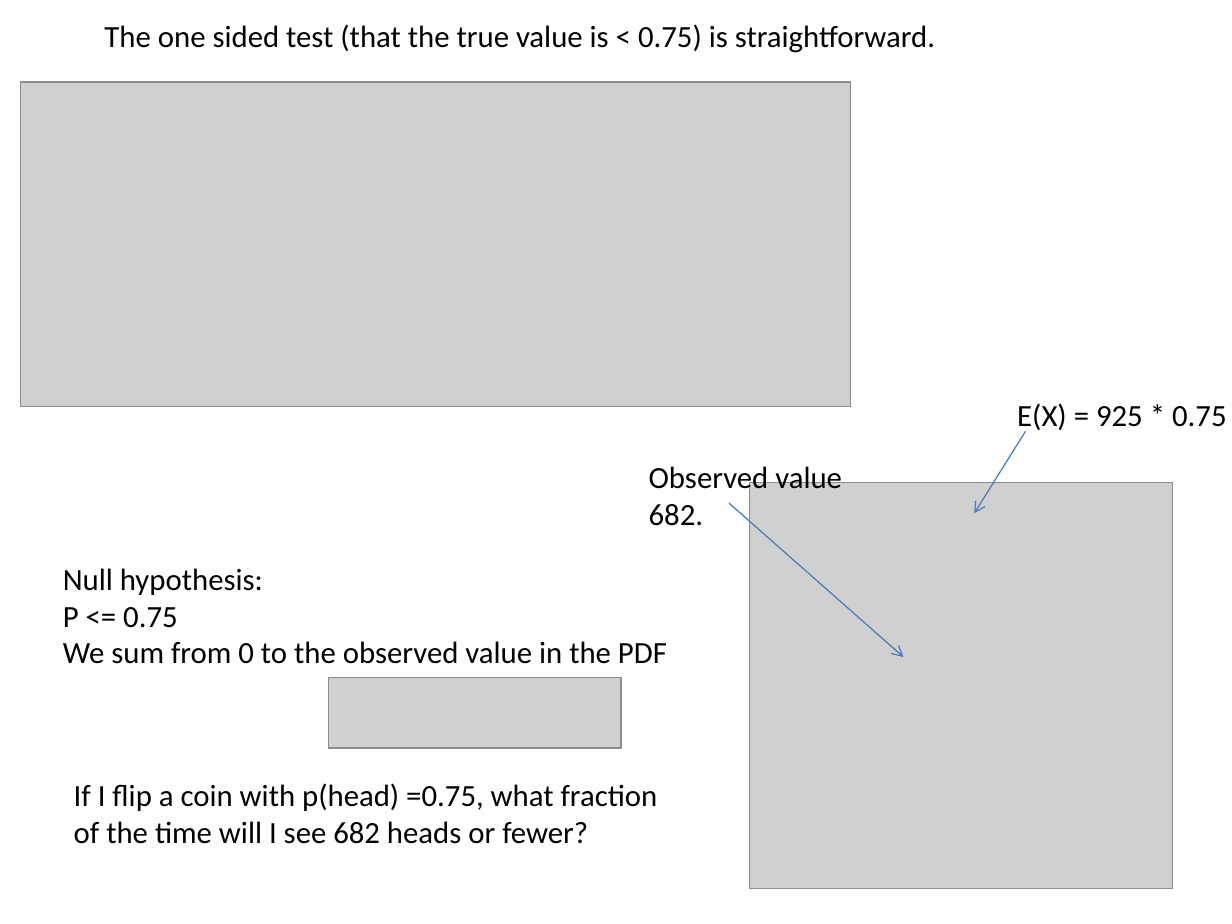
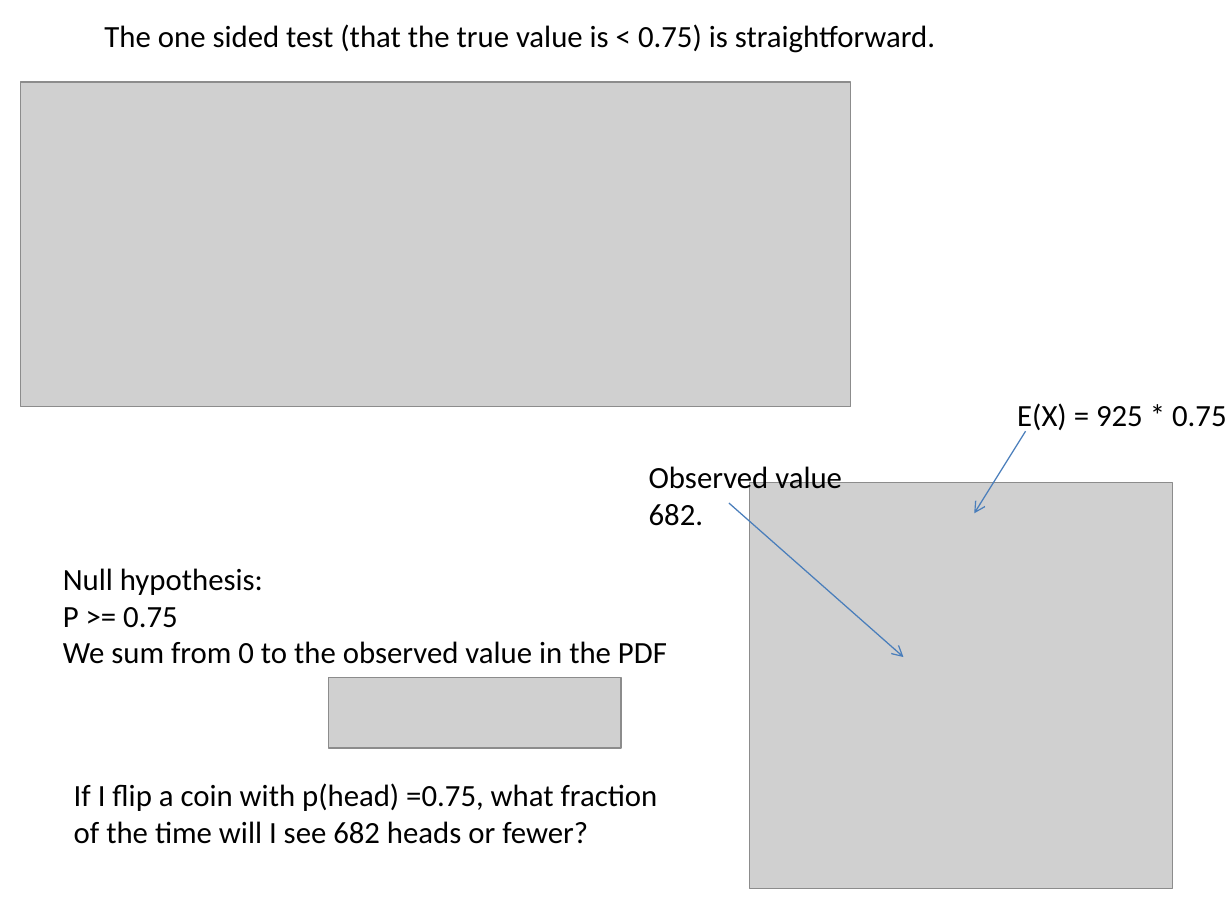
Before and after one commit to fodorclasses/fodorclasses.github.io, a slide deck: slide 37 of classes/stats2022/Lecture03.pptx. Drawn at 1232x924 pixels with LibreOffice and Linux fonts; fonts in the diff are those of the drawing; grey boxes stand for pictures. Boxes give left, top, right and bottom in pixels: in the first picture for what was removed or moved away, otherwise in the second. Text is boxed around its words. In the diff, an @@ line names an element or a change of style, - is before the commit and + after.

Commit message:
bug fix slide 37

```diff
--- a/classes/stats2022/Lecture03.pptx
+++ b/classes/stats2022/Lecture03.pptx
@@ text at <box>63,607,178,628</box>: text changed @@
-P <= 0.75
+P >= 0.75
```
